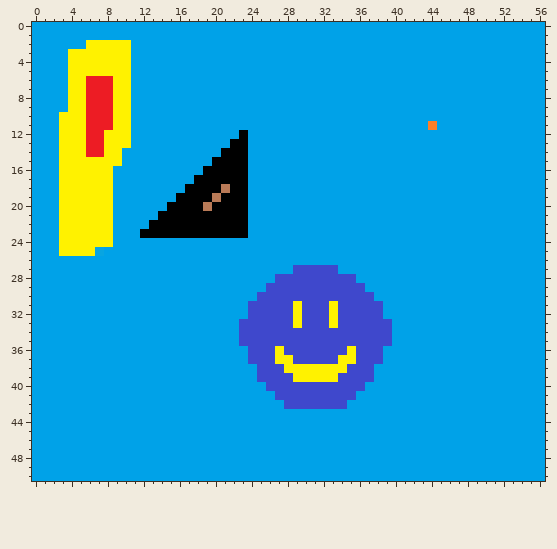
Pixel-art sprite -- examples/test1.png. This is how it looked before the edit.
The file is 57x51 pixels.
The result:
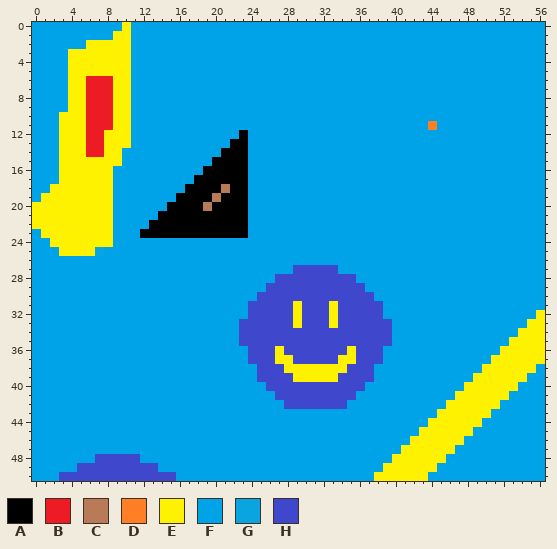
Palette (. is transparent): A #000000  B #ed1c24  C #b97a57  D #ff7f27  E #fff200  F #00a2e8  G #08a5e1  H #3f48cc
From the commit log: Added colors that touch sides of image
Difference:
@@ x 7..12 @@
- 0 FFFFFF
- 1 FFFFFF
+ 0 FFFEFF
+ 1 FFEEFF
  2 EEEEFF
@@ x 0..4 @@
 17 FFFEE
-18 FFFEE
-19 FFFEE
-20 FFFEE
-21 FFFEE
-22 FFFEE
-23 FFFEE
-24 FFFEE
+18 FFEEE
+19 FEEEE
+20 EEEEE
+21 EEEEE
+22 EEEEE
+23 FEEEE
+24 FFEEE
 25 FFFEE
@@ x 0..56 @@
 31 FFFFFFFFFFFFFFFFFFFFFFFFHHHHHEHHHEHHHHHFFFFFFFFFFFFFFFFFF
-32 FFFFFFFFFFFFFFFFFFFFFFFFHHHHHEHHHEHHHHHFFFFFFFFFFFFFFFFFF
-33 FFFFFFFFFFFFFFFFFFFFFFFHHHHHHEHHHEHHHHHHFFFFFFFFFFFFFFFFF
-34 FFFFFFFFFFFFFFFFFFFFFFFHHHHHHHHHHHHHHHHHFFFFFFFFFFFFFFFFF
-35 FFFFFFFFFFFFFFFFFFFFFFFHHHHHHHHHHHHHHHHHFFFFFFFFFFFFFFFFF
-36 FFFFFFFFFFFFFFFFFFFFFFFFHHHEHHHHHHHEHHHFFFFFFFFFFFFFFFFFF
-37 FFFFFFFFFFFFFFFFFFFFFFFFHHHEEHHHHHEEHHHFFFFFFFFFFFFFFFFFF
-38 FFFFFFFFFFFFFFFFFFFFFFFFFHHHEEEEEEEHHHFFFFFFFFFFFFFFFFFFF
-39 FFFFFFFFFFFFFFFFFFFFFFFFFHHHHEEEEEHHHHFFFFFFFFFFFFFFFFFFF
-40 FFFFFFFFFFFFFFFFFFFFFFFFFFHHHHHHHHHHHFFFFFFFFFFFFFFFFFFFF
-41 FFFFFFFFFFFFFFFFFFFFFFFFFFFHHHHHHHHHFFFFFFFFFFFFFFFFFFFFF
-42 FFFFFFFFFFFFFFFFFFFFFFFFFFFFHHHHHHHFFFFFFFFFFFFFFFFFFFFFF
-43 FFFFFFFFFFFFFFFFFFFFFFFFFFFFFFFFFFFFFFFFFFFFFFFFFFFFFFFFF
-44 FFFFFFFFFFFFFFFFFFFFFFFFFFFFFFFFFFFFFFFFFFFFFFFFFFFFFFFFF
-45 FFFFFFFFFFFFFFFFFFFFFFFFFFFFFFFFFFFFFFFFFFFFFFFFFFFFFFFFF
-46 FFFFFFFFFFFFFFFFFFFFFFFFFFFFFFFFFFFFFFFFFFFFFFFFFFFFFFFFF
-47 FFFFFFFFFFFFFFFFFFFFFFFFFFFFFFFFFFFFFFFFFFFFFFFFFFFFFFFFF
-48 FFFFFFFFFFFFFFFFFFFFFFFFFFFFFFFFFFFFFFFFFFFFFFFFFFFFFFFFF
-49 FFFFFFFFFFFFFFFFFFFFFFFFFFFFFFFFFFFFFFFFFFFFFFFFFFFFFFFFF
-50 FFFFFFFFFFFFFFFFFFFFFFFFFFFFFFFFFFFFFFFFFFFFFFFFFFFFFFFFF
+32 FFFFFFFFFFFFFFFFFFFFFFFFHHHHHEHHHEHHHHHFFFFFFFFFFFFFFFFFE
+33 FFFFFFFFFFFFFFFFFFFFFFFHHHHHHEHHHEHHHHHHFFFFFFFFFFFFFFFEE
+34 FFFFFFFFFFFFFFFFFFFFFFFHHHHHHHHHHHHHHHHHFFFFFFFFFFFFFFEEE
+35 FFFFFFFFFFFFFFFFFFFFFFFHHHHHHHHHHHHHHHHHFFFFFFFFFFFFFEEEE
+36 FFFFFFFFFFFFFFFFFFFFFFFFHHHEHHHHHHHEHHHFFFFFFFFFFFFFEEEEE
+37 FFFFFFFFFFFFFFFFFFFFFFFFHHHEEHHHHHEEHHHFFFFFFFFFFFFEEEEEE
+38 FFFFFFFFFFFFFFFFFFFFFFFFFHHHEEEEEEEHHHFFFFFFFFFFFFEEEEEEF
+39 FFFFFFFFFFFFFFFFFFFFFFFFFHHHHEEEEEHHHHFFFFFFFFFFFEEEEEEFF
+40 FFFFFFFFFFFFFFFFFFFFFFFFFFHHHHHHHHHHHFFFFFFFFFFFEEEEEEFFF
+41 FFFFFFFFFFFFFFFFFFFFFFFFFFFHHHHHHHHHFFFFFFFFFFFEEEEEEFFFF
+42 FFFFFFFFFFFFFFFFFFFFFFFFFFFFHHHHHHHFFFFFFFFFFFEEEEEEFFFFF
+43 FFFFFFFFFFFFFFFFFFFFFFFFFFFFFFFFFFFFFFFFFFFFFEEEEEEFFFFFF
+44 FFFFFFFFFFFFFFFFFFFFFFFFFFFFFFFFFFFFFFFFFFFFEEEEEEFFFFFFF
+45 FFFFFFFFFFFFFFFFFFFFFFFFFFFFFFFFFFFFFFFFFFFEEEEEEFFFFFFFF
+46 FFFFFFFFFFFFFFFFFFFFFFFFFFFFFFFFFFFFFFFFFFEEEEEEFFFFFFFFF
+47 FFFFFFFFFFFFFFFFFFFFFFFFFFFFFFFFFFFFFFFFFEEEEEEFFFFFFFFFF
+48 FFFFFFFHHHHHFFFFFFFFFFFFFFFFFFFFFFFFFFFFEEEEEEFFFFFFFFFFF
+49 FFFFFHHHHHHHHHFFFFFFFFFFFFFFFFFFFFFFFFFEEEEEEFFFFFFFFFFFF
+50 FFFHHHHHHHHHHHHHFFFFFFFFFFFFFFFFFFFFFFEEEEEEFFFFFFFFFFFFF
Pixel boxes of the changes (left, top, right, bottom) in both pictures:
changed: (113, 22, 131, 40)
changed: (32, 184, 59, 247)
changed: (374, 310, 545, 481)
changed: (59, 454, 176, 481)
